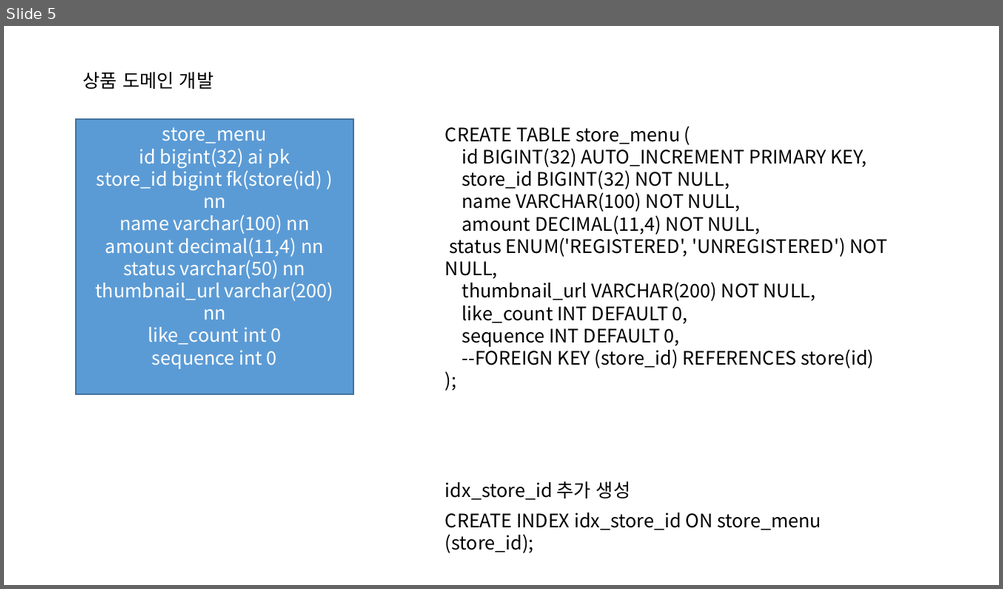
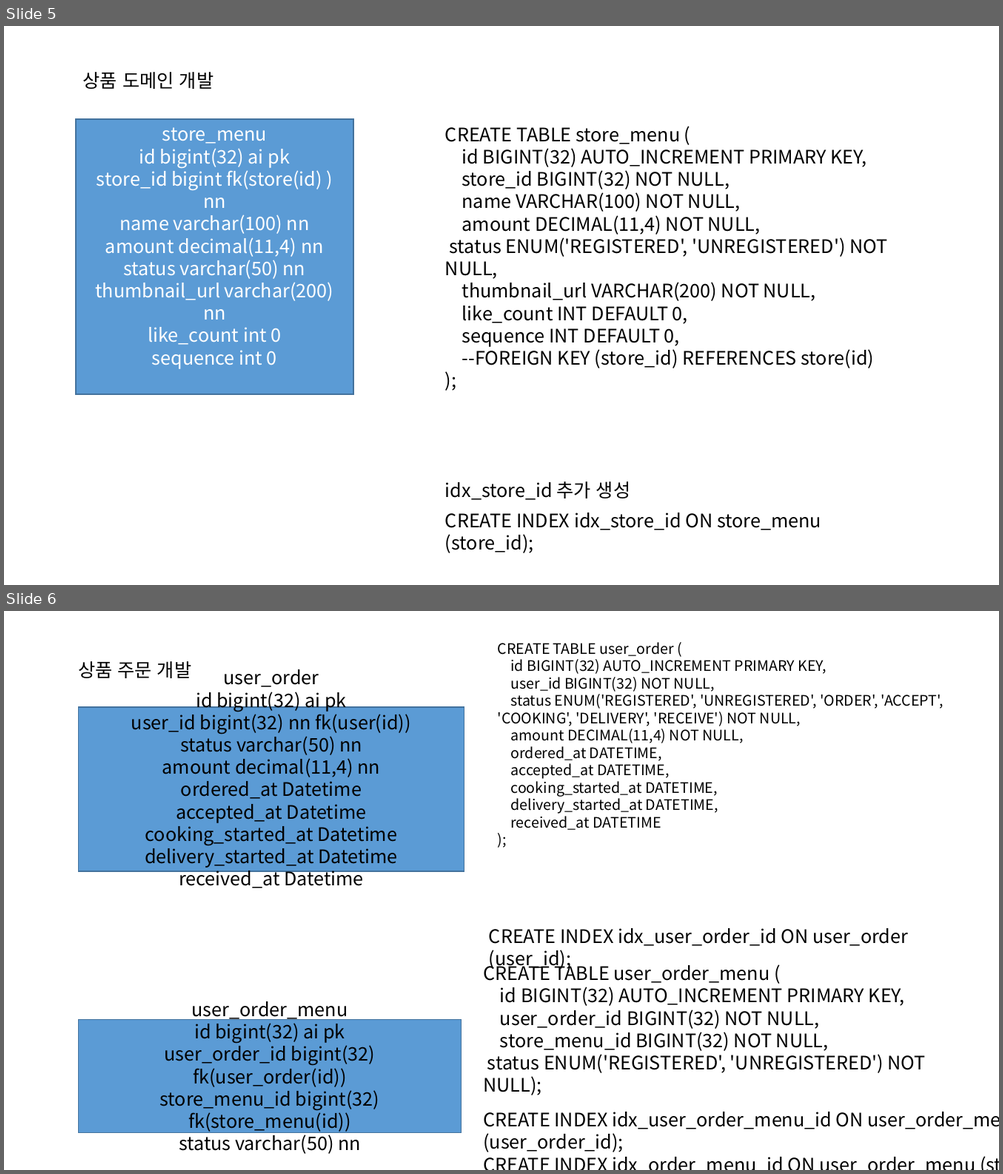
Before and after one commit to Goo-hyunwoo/delivery-service, a slide deck: 도메인 개발.pptx. Shown one above the other, each under a label of ours: slide 5 before the commit, slides 5 and 6 after it. The pictures are 1003x589 and 1003x1174 pixels, drawn with LibreOffice and Linux fonts; fonts in the diff are those of the drawing. Boxes give left, top, right and bottom in pixels: in the first picture for what was removed or moved away, otherwise in the second. Text is boxed around its words. In the diff, an @@ line names an element or a change of style, - is before the commit and + after.

```diff
--- a/도메인 개발.pptx
+++ b/도메인 개발.pptx
@@ slide 6 added at (4,611,999,1170), background #FFFFFF @@
@@ text added at (498,642,943,830), 14 pt, text #000000 @@
+CREATE TABLE user_order (
+id BIGINT(32) AUTO_INCREMENT PRIMARY KEY,
+user_id BIGINT(32) NOT NULL,
+status ENUM('REGISTERED', 'UNREGISTERED', 'ORDER', 'ACCEPT', 'COOKING', 'DELIVERY', 'RECEIVE') NOT NULL,
+amount DECIMAL(11,4) NOT NULL,
+ordered_at DATETIME,
+accepted_at DATETIME,
+cooking_started_at DATETIME,
+delivery_started_at DATETIME,
+received_at DATETIME
+);
@@ text added at (78,661,191,678), 18 pt, text #000000 @@
+상품 주문 개발
@@ rectangle added at (79,707,464,871), fill #5B9BD5, outline #43739E 1 pt, 18 pt, text #000000 @@
+user_order
+id bigint(32) ai pk
+user_id bigint(32) nn fk(user(id))
+status varchar(50) nn
+amount decimal(11,4) nn
+ordered_at Datetime
+accepted_at Datetime
+cooking_started_at Datetime
+delivery_started_at Datetime
+received_at Datetime
@@ text added at (489,928,908,971), 18 pt, text #000000 @@
+CREATE INDEX idx_user_order_id ON user_order (user_id);
@@ text added at (483,961,925,1096), 18 pt, text #000000 @@
+CREATE TABLE user_order_menu (
+id BIGINT(32) AUTO_INCREMENT PRIMARY KEY,
+user_order_id BIGINT(32) NOT NULL,
+store_menu_id BIGINT(32) NOT NULL,
+status ENUM('REGISTERED', 'UNREGISTERED') NOT NULL);
@@ rectangle added at (79,1020,461,1133), fill #5B9BD5, outline #43739E 1 pt, 18 pt, text #000000 @@
+user_order_menu
+id bigint(32) ai pk
+user_order_id bigint(32) fk(user_order(id))
+store_menu_id bigint(32) fk(store_menu(id))
+status varchar(50) nn
@@ text added at (483,1112,999,1153), 18 pt, text #000000 @@
+CREATE INDEX idx_user_order_menu_id ON user_order_menu (user_order_id);
+CREATE INDEX idx_order_menu_id ON user_order_menu (store_menu_id);
```
Also in this commit, not shown: 8 other files.
